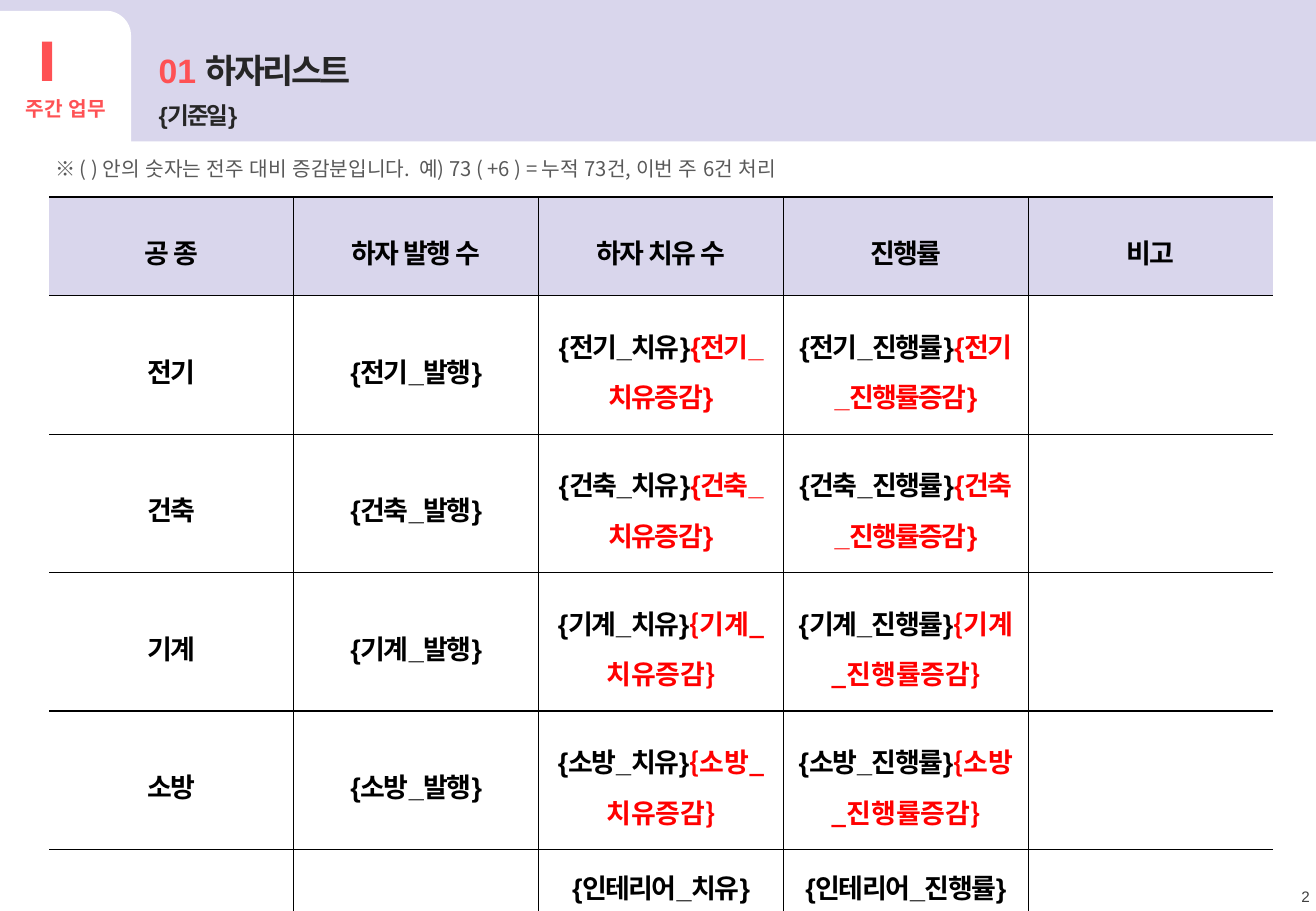
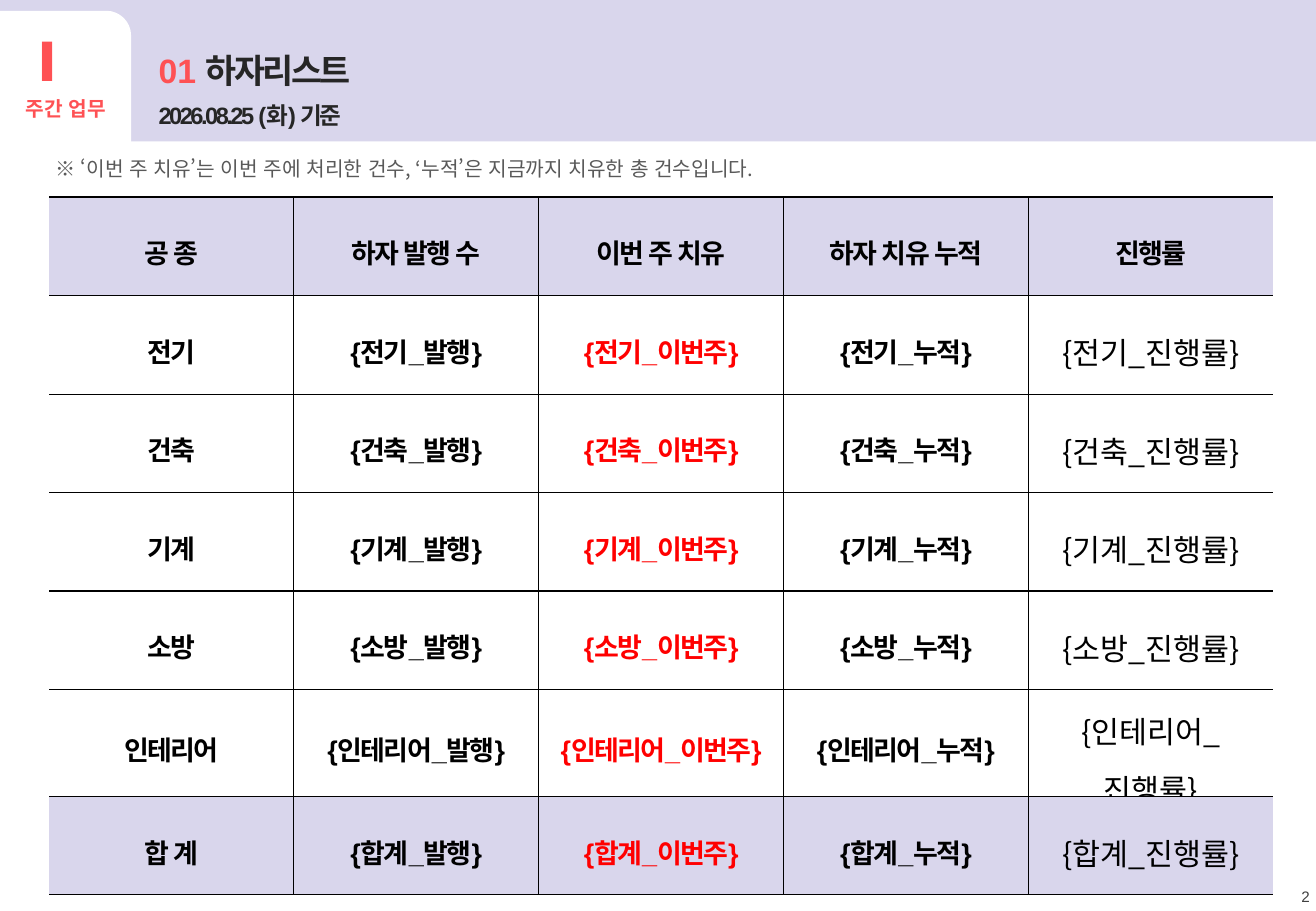
Before and after one commit to myunggom/samkoo-report, a slide deck: slide 2 of report/public/templates/weekly.pptx. Drawn at 1316x911 pixels with LibreOffice and Linux fonts; fonts in the diff are those of the drawing. Boxes give left, top, right and bottom in pixels: in the first picture for what was removed or moved away, otherwise in the second. Text is boxed around its words. In the diff, an @@ line names an element or a change of style, - is before the commit and + after.

```diff
--- a/report/public/templates/weekly.pptx
+++ b/report/public/templates/weekly.pptx
@@ text at (159,104,341,129): text changed @@
-{기준일}
+2026.08.25 (화) 기준
@@ text at (81,158,753,180): text changed @@
-※ ( ) 안의 숫자는 전주 대비 증감분입니다. 예) 73 ( +6 ) = 누적 73건, 이번 주 6건 처리
+※ ‘이번 주 치유’는 이번 주에 처리한 건수, ‘누적’은 지금까지 치유한 총 건수입니다.
@@ table at (49,197,1276,887) @@
-row 1: 공 종 | 하자 발행 수 | 하자 치유 수 | 진행률 | 비고
+row 1: 공 종 | 하자 발행 수 | 이번 주 치유 | 하자 치유 누적 | 진행률
-row 2: 전기 | {전기_발행} | {전기_치유}{전기_치유증감} | {전기_진행률}{전기_진행률증감} | 
+row 2: 전기 | {전기_발행} | {전기_이번주} | {전기_누적} | {전기_진행률}
-row 3: 건축 | {건축_발행} | {건축_치유}{건축_치유증감} | {건축_진행률}{건축_진행률증감} | 
+row 3: 건축 | {건축_발행} | {건축_이번주} | {건축_누적} | {건축_진행률}
-row 4: 기계 | {기계_발행} | {기계_치유}{기계_치유증감} | {기계_진행률}{기계_진행률증감} | 
+row 4: 기계 | {기계_발행} | {기계_이번주} | {기계_누적} | {기계_진행률}
-row 5: 소방 | {소방_발행} | {소방_치유}{소방_치유증감} | {소방_진행률}{소방_진행률증감} | 
+row 5: 소방 | {소방_발행} | {소방_이번주} | {소방_누적} | {소방_진행률}
-row 6: 인테리어 | {인테리어_발행} | {인테리어_치유}{인테리어_치유증감} | {인테리어_진행률}{인테리어_진행률증감} | 
+row 6: 인테리어 | {인테리어_발행} | {인테리어_이번주} | {인테리어_누적} | {인테리어_진행률}
-row 7: 합 계 | {합계_발행} | {합계_치유}{합계_치유증감} | {합계_진행률}{합계_진행률증감} | 
+row 7: 합 계 | {합계_발행} | {합계_이번주} | {합계_누적} | {합계_진행률}
```
Also in this commit, not shown: 1 other slide changed, 4 other files.
